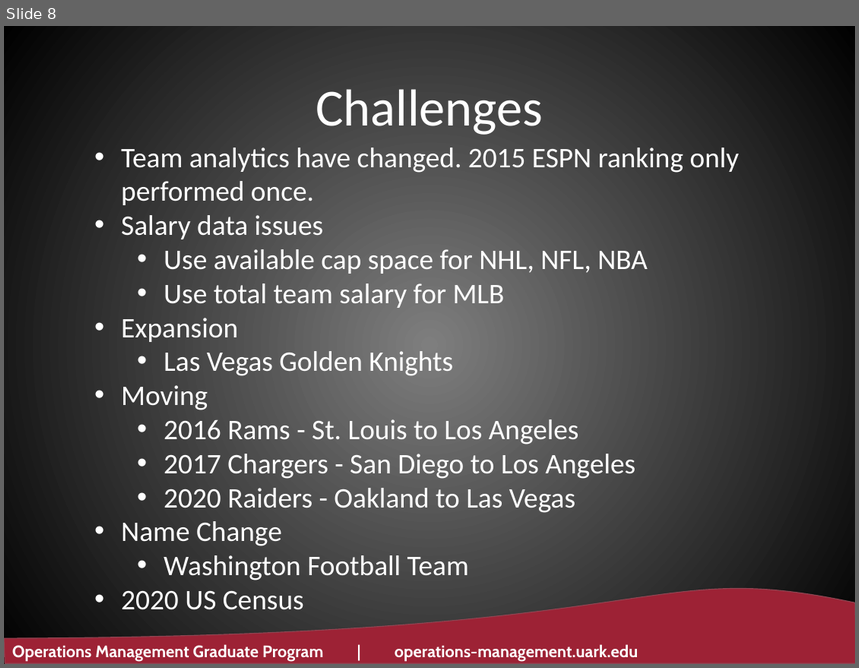
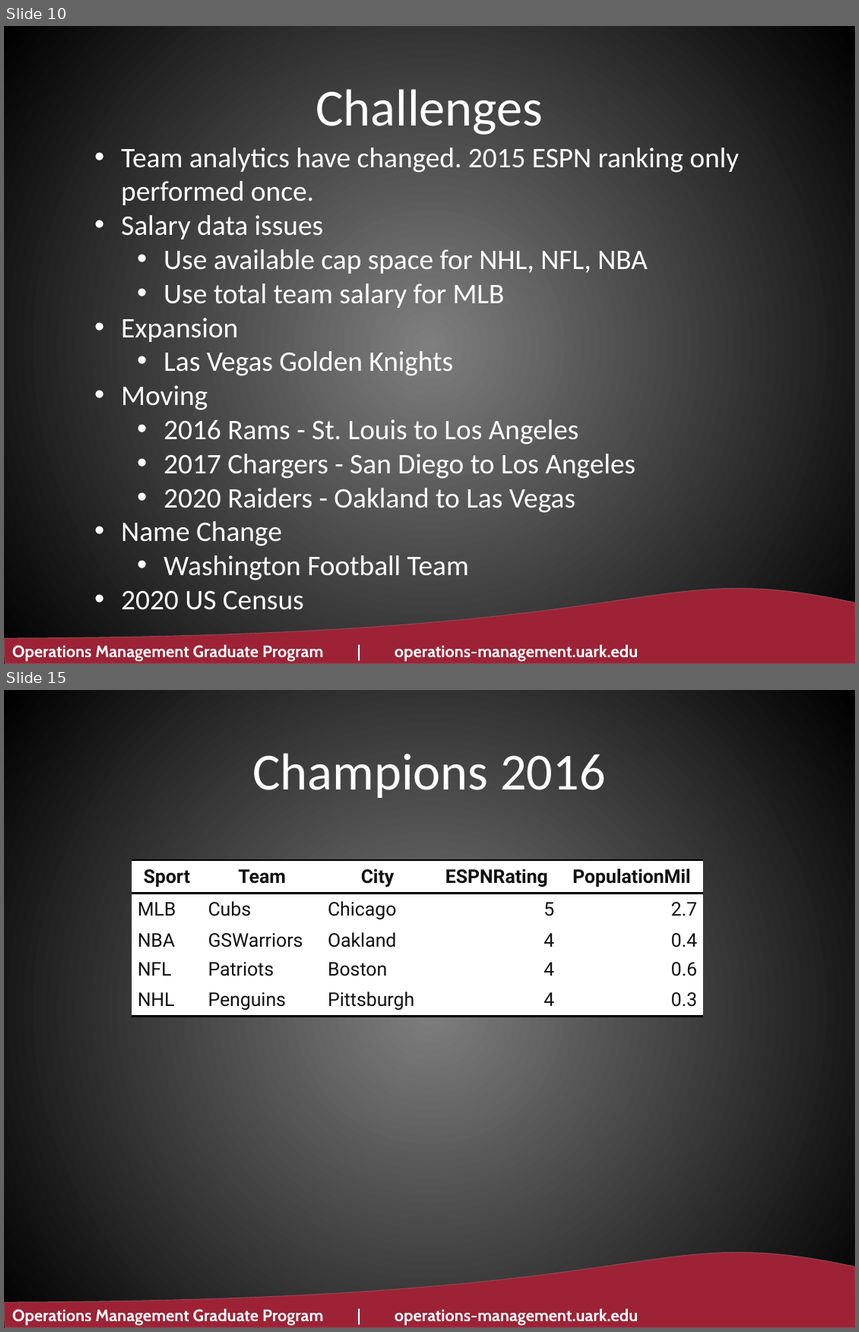
Before and after one commit to ltwalt/espnsports, a slide deck: 201111 2020 - Is Analytics in Professional Sports Making a Difference - U of Ark.pptx. Shown one above the other, each under a label of ours: slide 8 before the commit, slides 10 and 15 after it; the slides between them are not shown. The pictures are 859x668 and 859x1332 pixels, drawn with LibreOffice and Linux fonts; fonts in the diff are those of the drawing; background and template pictures are left out. Boxes give left, top, right and bottom in pixels: in the first picture for what was removed or moved away, otherwise in the second. Text is boxed around its words. In the diff, an @@ line names an element or a change of style, - is before the commit and + after.

```diff
--- a/201111 2020 - Is Analytics in Professional Sports Making a Difference - U of Ark.pptx
+++ b/201111 2020 - Is Analytics in Professional Sports Making a Difference - U of Ark.pptx
@@ slide 15 added at (4,690,855,1328), background gradient #7F7F7F to #000000; not listed: 2 template elements that a slide beside it also shows @@
@@ title added at (253,753,606,798), 44 pt, text #FFFFFF @@
+Champions 2016
@@ table added at (132,860,704,1116), 5 rows, 5 columns @@
+Sport | Team | City | ESPNRating | PopulationMil
+MLB | Cubs | Chicago | 5 | 2.7
+NBA | GSWarriors | Oakland | 4 | 0.4
+NFL | Patriots | Boston | 4 | 0.6
+NHL | Penguins | Pittsburgh | 4 | 0.3
@@ what was slide 8 is now slide 10 @@
```
Also in this commit, not shown: 6 slides changed, 22 other slides added, 2 slides removed, 11 other files.
